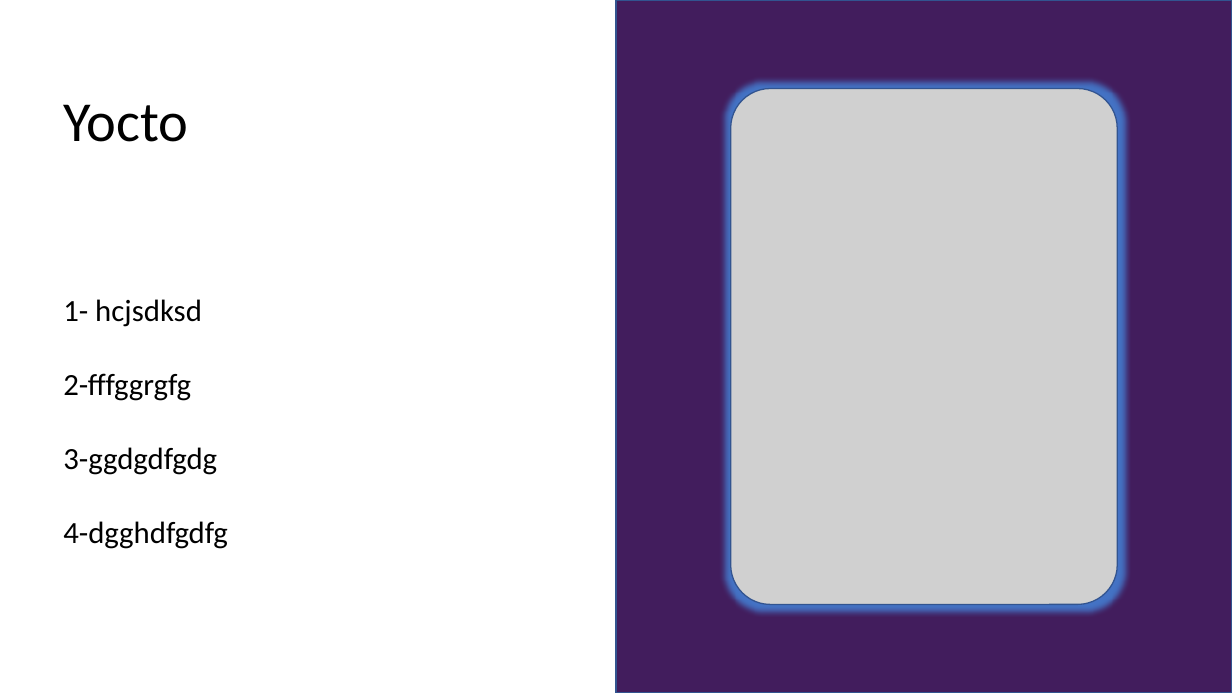
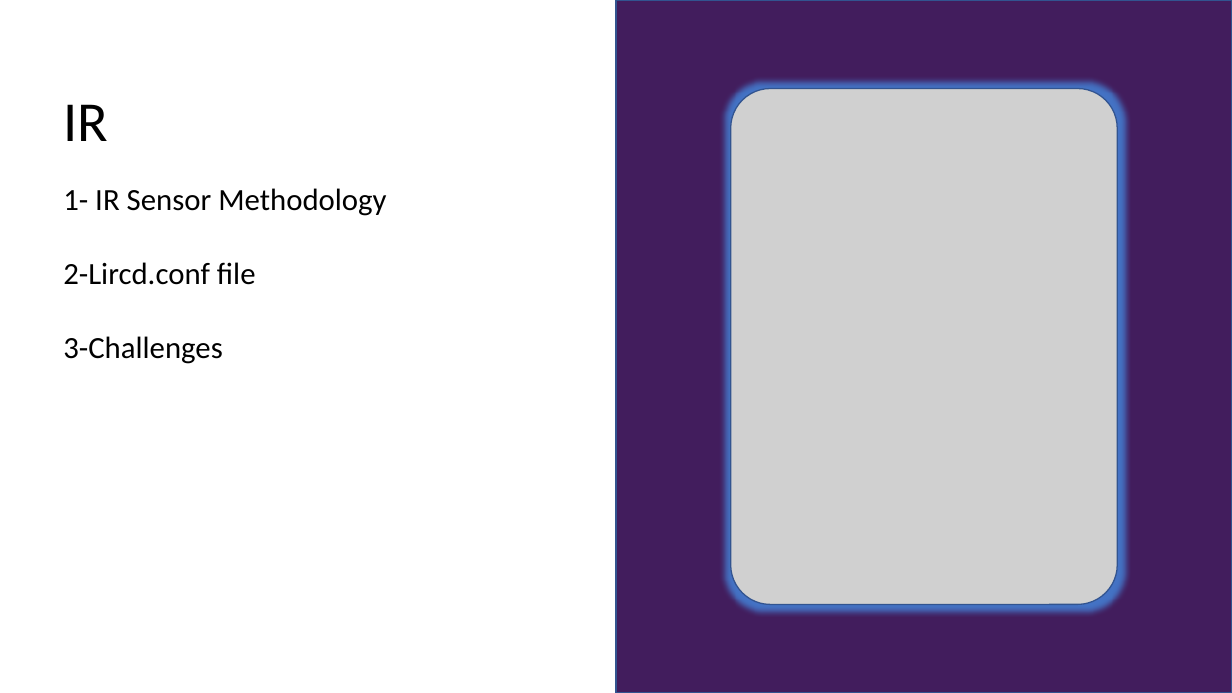
Before and after one commit to YasmenEhab/Music-Player-Application-, a slide deck: slide 9 of project.pptx (slide 7 before the commit). Drawn at 1232x693 pixels with LibreOffice and Linux fonts; fonts in the diff are those of the drawing; grey boxes stand for pictures. Boxes give left, top, right and bottom in pixels: in the first picture for what was removed or moved away, otherwise in the second. Text is boxed around its words. In the diff, an @@ line names an element or a change of style, - is before the commit and + after.

```diff
--- a/project.pptx
+++ b/project.pptx
@@ text at box(63, 104, 386, 364): text changed @@
-Yocto
-1- hcjsdksd
-2-fffggrgfg
-3-ggdgdfgdg
-4-dgghdfgdfg
+IR
+1- IR Sensor Methodology
+2-Lircd.conf file
+3-Challenges
```
Also in this commit, not shown: 2 other slides changed, 6 slides added, 3 slides removed.
